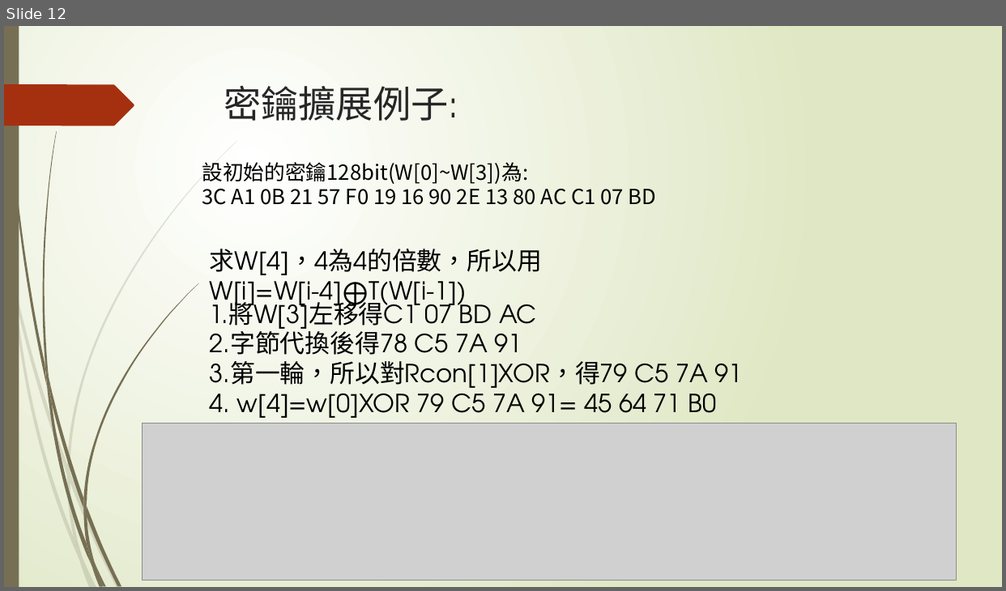
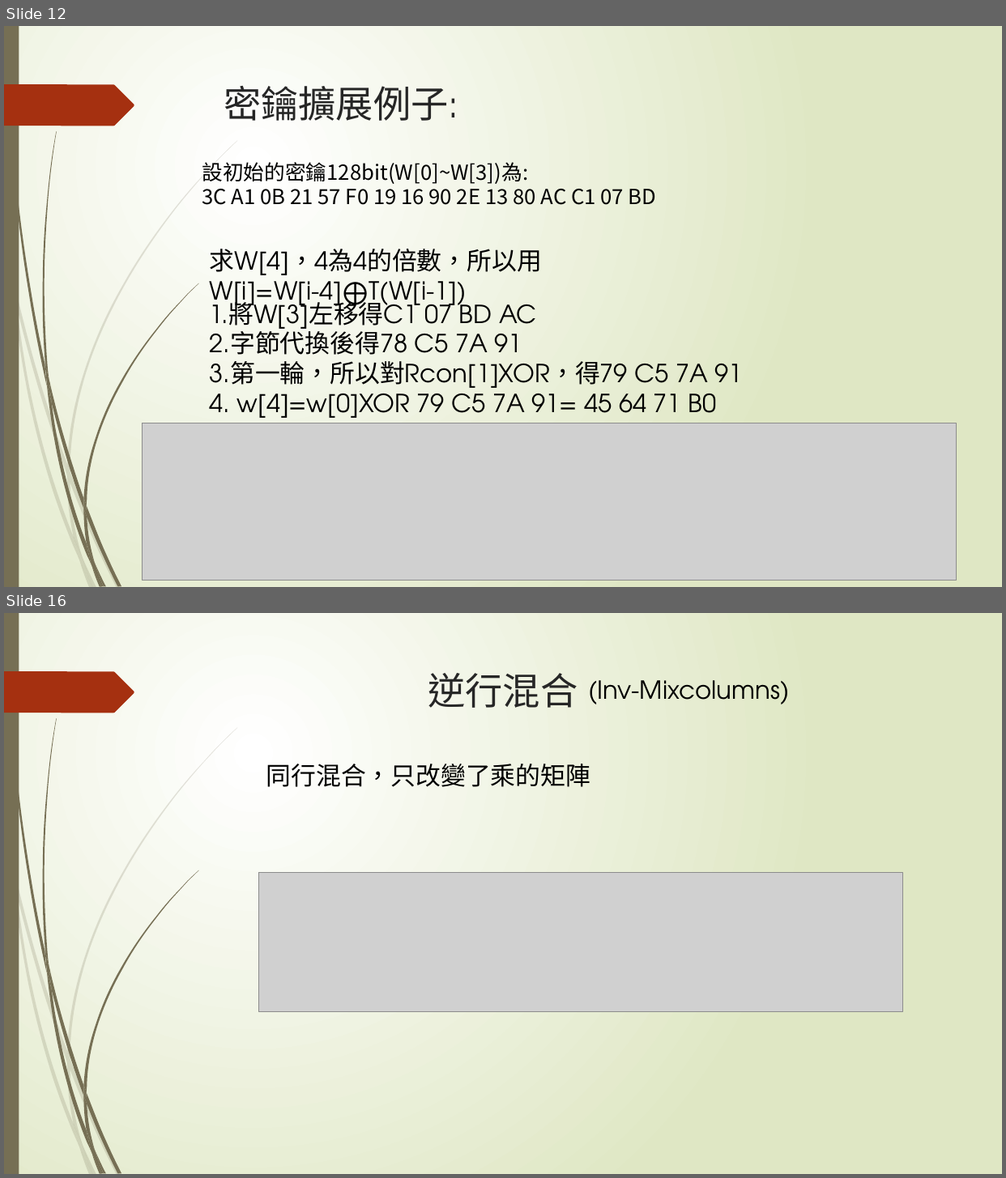
Before and after one commit to sanwich27/2019_FPGA_Design_Group4, a slide deck: final_project/AES加密&解密.pptx. Shown one above the other, each under a label of ours: slide 12 before the commit, slides 12 and 16 after it; the slides between them are not shown. The pictures are 1006x591 and 1006x1178 pixels, drawn with LibreOffice and Linux fonts; fonts in the diff are those of the drawing; grey boxes stand for pictures. Boxes give left, top, right and bottom in pixels: in the first picture for what was removed or moved away, otherwise in the second. Text is boxed around its words. In the diff, an @@ line names an element or a change of style, - is before the commit and + after.

```diff
--- a/final_project/AES加密&解密.pptx
+++ b/final_project/AES加密&解密.pptx
@@ slide 16 added at (x1=4, y1=613, x2=1002, y2=1174), background gradient #FFFFFF to #DFE8C4; not listed: 24 template elements that a slide beside it also shows @@
@@ title added at (x1=428, y1=673, x2=578, y2=708), 36 pt, text #262626 @@
+逆行混合
@@ text added at (x1=588, y1=680, x2=789, y2=705), 24 pt, text #000000 @@
+(Inv-Mixcolumns)
@@ text added at (x1=266, y1=764, x2=590, y2=787), 24 pt, text #000000 @@
+同行混合，只改變了乘的矩陣
@@ picture added at (x1=258, y1=873, x2=902, y2=1012) @@
```
Also in this commit, not shown: 1 slide changed, 8 other slides added.
